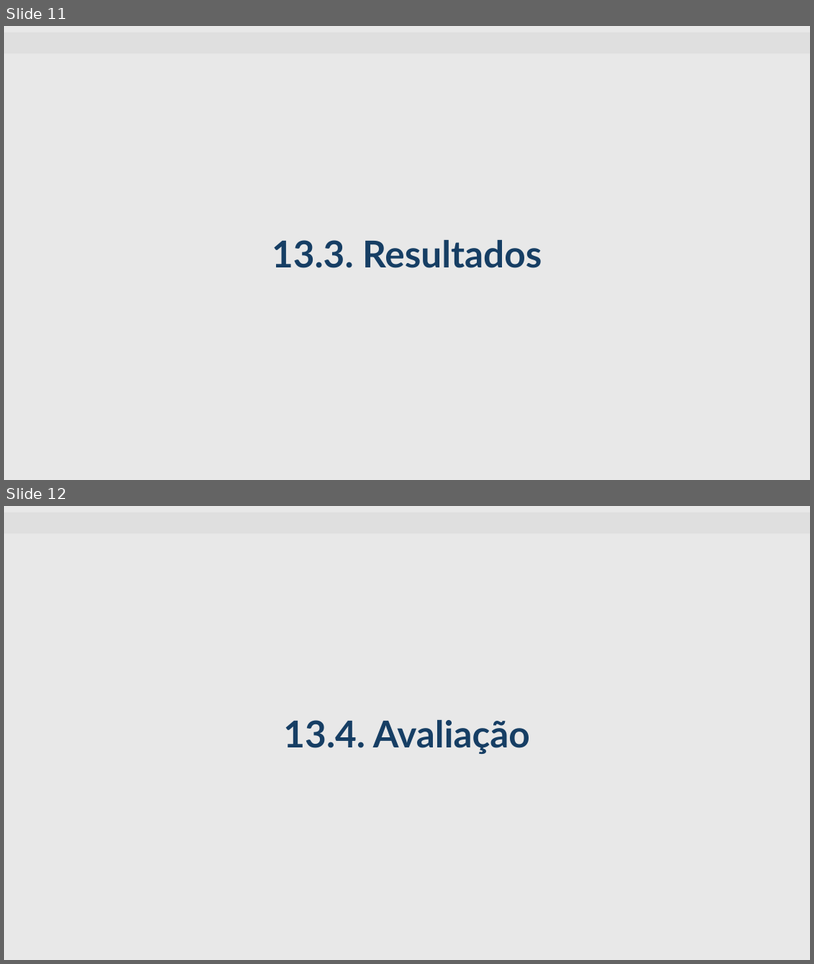
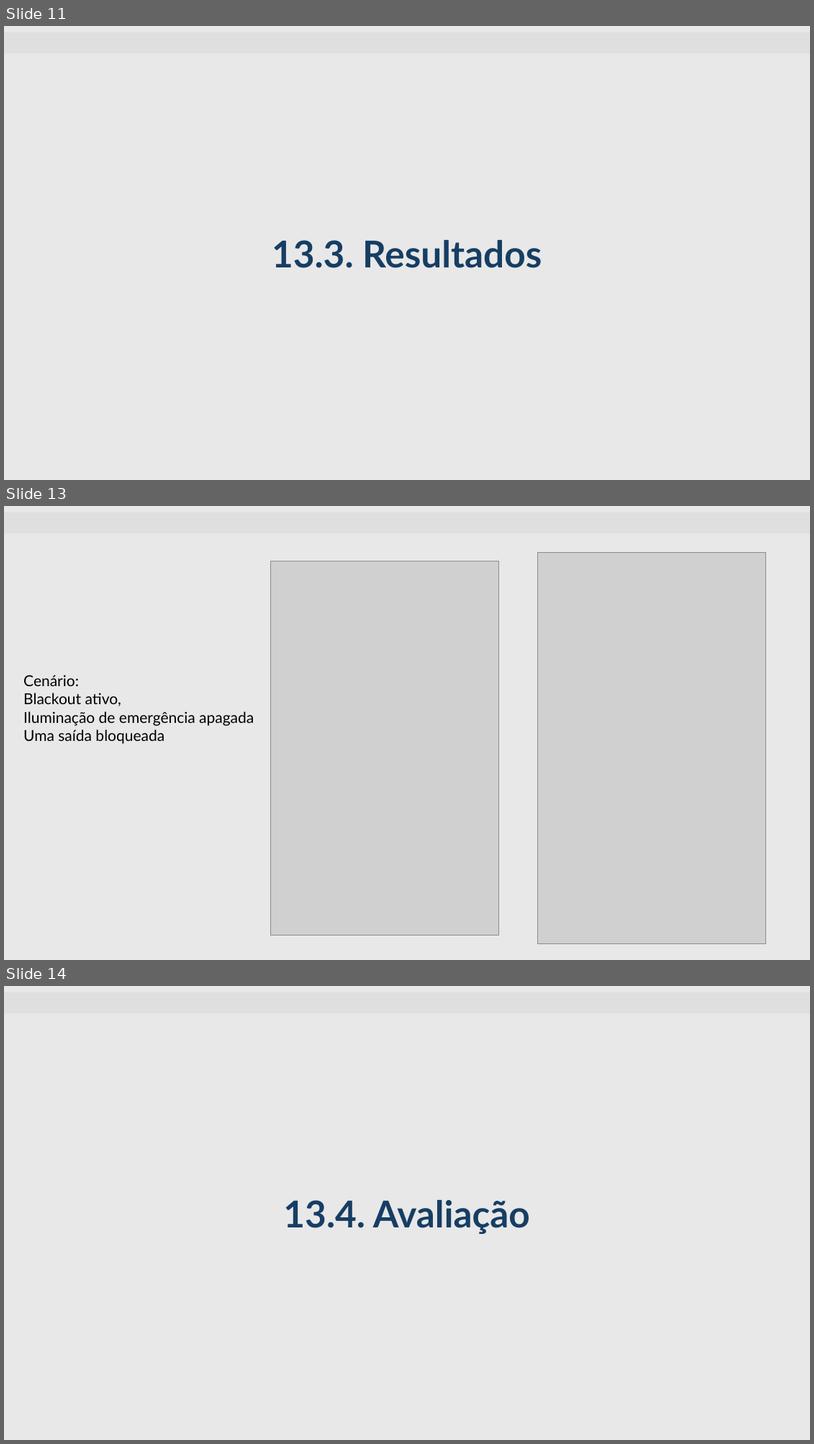
Before and after one commit to grcestari/simulador-vilagermanica, a slide deck: gama/simulacao-vila-germanica/apresentacao_gama_gabriel_thomas.pptx. Shown one above the other, each under a label of ours: slides 11 and 12 before the commit, slides 11, 13 and 14 after it; the slides between them are not shown. The pictures are 814x964 and 814x1444 pixels, drawn with LibreOffice and Linux fonts; fonts in the diff are those of the drawing; grey boxes stand for pictures; background and template pictures are left out. Boxes give left, top, right and bottom in pixels: in the first picture for what was removed or moved away, otherwise in the second. Text is boxed around its words. In the diff, an @@ line names an element or a change of style, - is before the commit and + after.

Commit message:
slide final

```diff
--- a/gama/simulacao-vila-germanica/apresentacao_gama_gabriel_thomas.pptx
+++ b/gama/simulacao-vila-germanica/apresentacao_gama_gabriel_thomas.pptx
@@ slide 13 added at (x1=4, y1=506, x2=810, y2=960), background #E8E8E8; not listed: 1 template element that a slide beside it also shows @@
@@ picture added at (x1=271, y1=561, x2=499, y2=935) @@
@@ picture added at (x1=538, y1=553, x2=766, y2=943) @@
@@ text added at (x1=23, y1=674, x2=254, y2=744), 18 pt, text #000000 @@
+Cenário:
+Blackout ativo,
+Iluminação de emergência apagada
+Uma saída bloqueada
@@ what was slide 12 is now slide 14 @@
```
Also in this commit, not shown: 1 other slide added.
